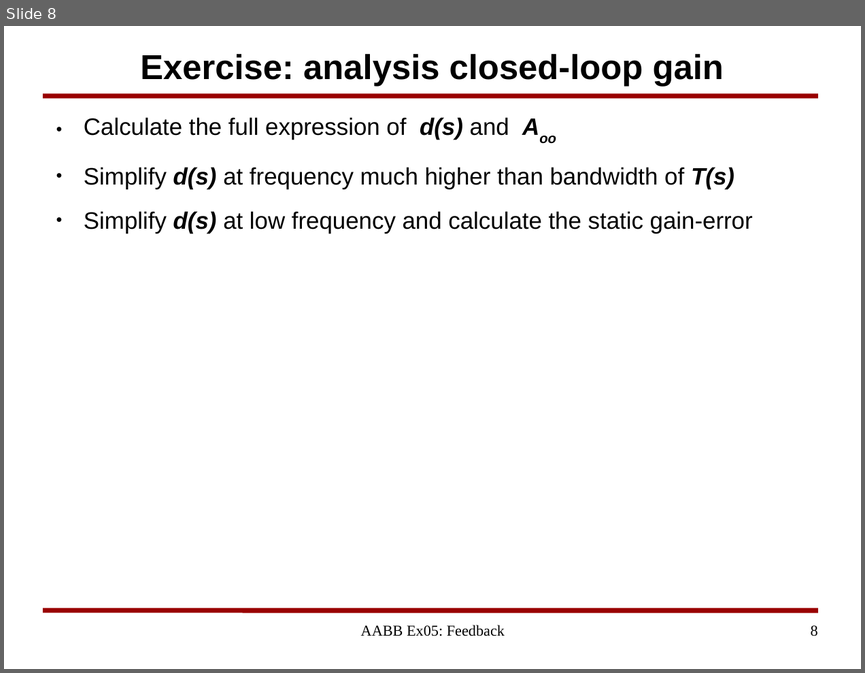
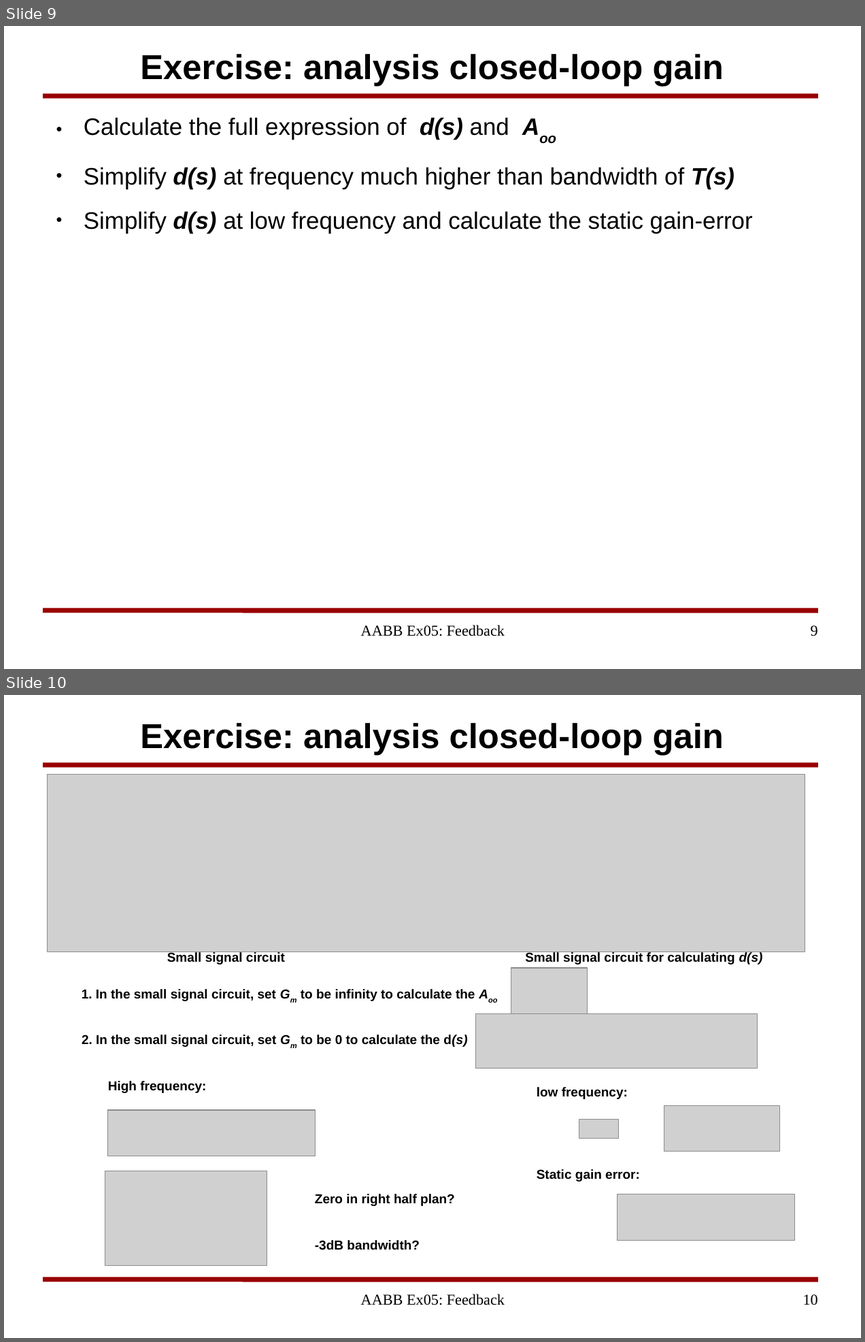
Before and after one commit to yuanzx10/Study, a slide deck: IntegratedCircuits/Notes/AABB_Exercise05_Feedback.odp. Shown one above the other, each under a label of ours: slide 8 before the commit, slides 9 and 10 after it. The pictures are 865x673 and 865x1342 pixels, drawn with LibreOffice and Linux fonts; fonts in the diff are those of the drawing; grey boxes stand for pictures; background and template pictures are left out. Boxes give left, top, right and bottom in pixels: in the first picture for what was removed or moved away, otherwise in the second. Text is boxed around its words. In the diff, an @@ line names an element or a change of style, - is before the commit and + after.

Commit message:
AABB_Ex5 final

```diff
--- a/IntegratedCircuits/Notes/AABB_Exercise05_Feedback.odp
+++ b/IntegratedCircuits/Notes/AABB_Exercise05_Feedback.odp
@@ slide 10 added at box(4, 695, 861, 1338), background #FFFFFF; not listed: 2 template elements that a slide beside it also shows @@
@@ title added at box(140, 723, 723, 755), 32 pt, text #000000, bold @@
+Exercise: analysis closed-loop gain
@@ picture added at box(48, 775, 805, 951) @@
@@ text added at box(167, 951, 285, 964), 12 pt, text #000000, bold @@
+Small signal circuit
@@ text added at box(525, 951, 763, 964), 12 pt, text #000000, bold @@
+Small signal circuit for calculating d(s)
@@ picture added at box(511, 968, 587, 1014) @@
@@ text added at box(82, 989, 475, 1001), 12 pt, text #000000, bold @@
+1. In the small signal circuit, set Gm to be infinity to calculate the Aoo
@@ picture added at box(476, 1014, 758, 1068) @@
@@ text added at box(82, 1034, 467, 1047), 12 pt, text #000000, bold @@
+2. In the small signal circuit, set Gm to be 0 to calculate the d(s)
@@ text added at box(108, 1081, 206, 1093), 12 pt, text #000000, bold @@
+High frequency:
@@ text added at box(536, 1087, 628, 1099), 12 pt, text #000000, bold @@
+low frequency:
@@ picture added at box(107, 1110, 315, 1157) @@
@@ picture added at box(579, 1119, 619, 1138) @@
@@ picture added at box(664, 1106, 780, 1151) @@
@@ picture added at box(105, 1171, 268, 1266) @@
@@ text added at box(536, 1169, 640, 1181), 12 pt, text #000000, bold @@
+Static gain error:
@@ text added at box(315, 1193, 455, 1206), 12 pt, text #000000, bold @@
+Zero in right half plan?
@@ picture added at box(617, 1194, 795, 1240) @@
@@ text added at box(315, 1240, 419, 1250), 12 pt, text #000000, bold @@
+-3dB bandwidth?
@@ text added at box(361, 1293, 504, 1305), 14 pt, text #000000 @@
+AABB Ex05: Feedback
@@ page number added at box(803, 1294, 818, 1305), 14 pt, text #000000 @@
+10
@@ what was slide 8 is now slide 9 @@
@@ page number at box(810, 625, 818, 636): text changed @@
-8
+9
```
Also in this commit, not shown: 1 slide changed, 1 other slide added.
